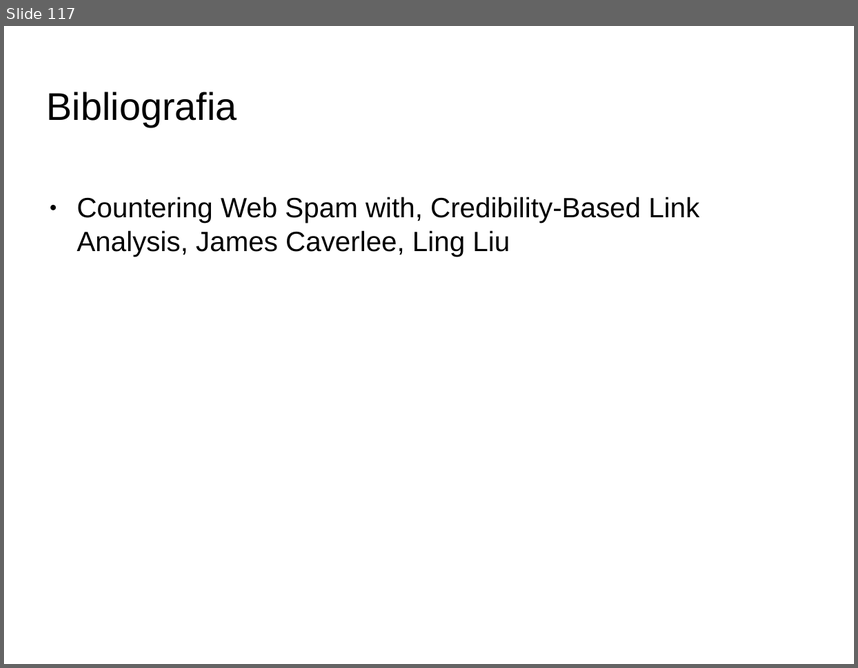
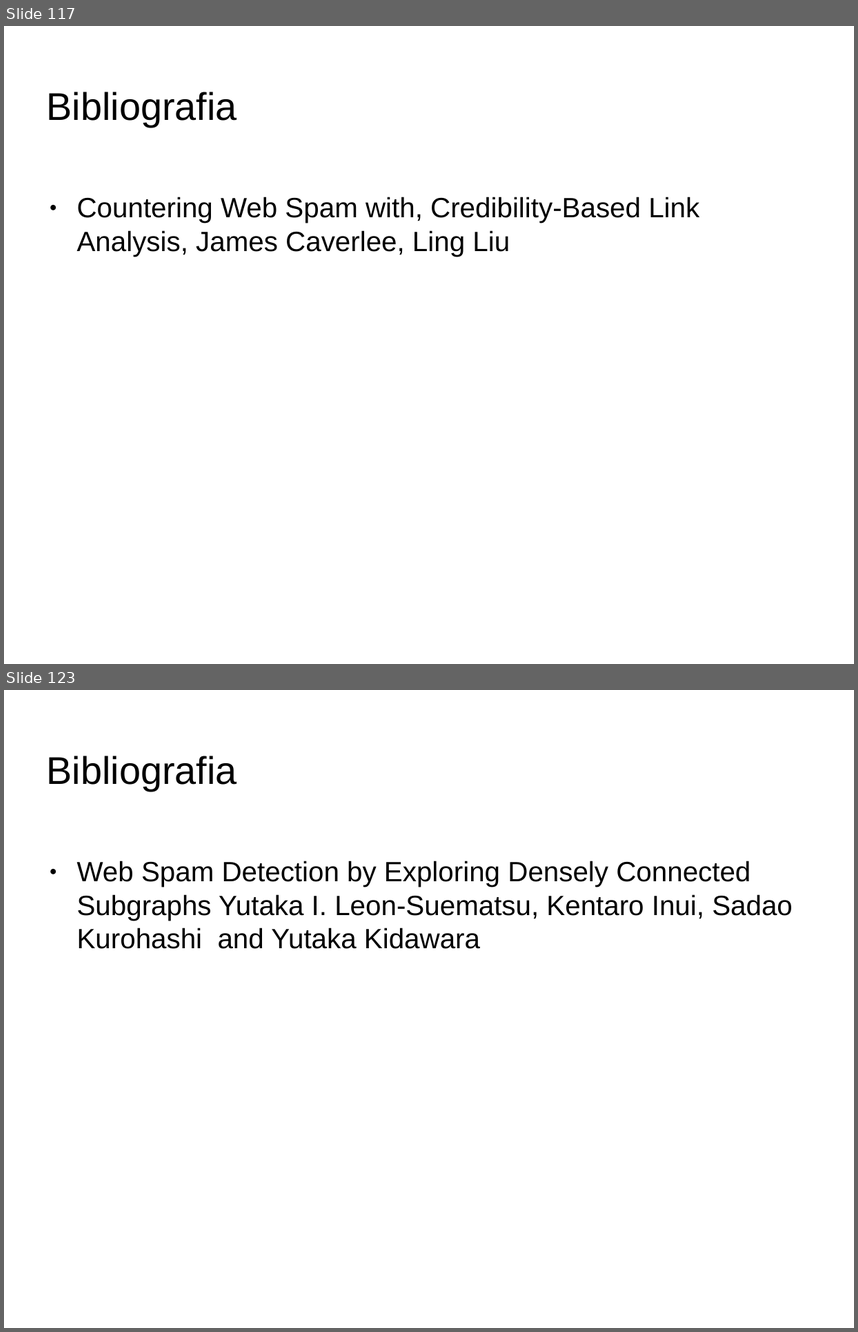
Before and after one commit to Toolanto/presentation, a slide deck: presentazione.odp. Shown one above the other, each under a label of ours: slide 117 before the commit, slides 117 and 123 after it; the slides between them are not shown. The pictures are 858x668 and 858x1332 pixels, drawn with LibreOffice and Linux fonts; fonts in the diff are those of the drawing; background and template pictures are left out. Boxes give left, top, right and bottom in pixels: in the first picture for what was removed or moved away, otherwise in the second. Text is boxed around its words. In the diff, an @@ line names an element or a change of style, - is before the commit and + after.

```diff
--- a/presentazione.odp
+++ b/presentazione.odp
@@ slide 123 added at (4,690,854,1328), background picture (left out) @@
@@ title added at (47,756,237,791), 36 pt, text #000000 @@
+Bibliografia
@@ text added at (77,860,793,949), 26 pt, text #000000 @@
+● Web Spam Detection by Exploring Densely Connected Subgraphs Yutaka I. Leon-Suematsu, Kentaro Inui, Sadao Kurohashi and Yutaka Kidawara
```
Also in this commit, not shown: 1 slide changed, 7 other slides added.
